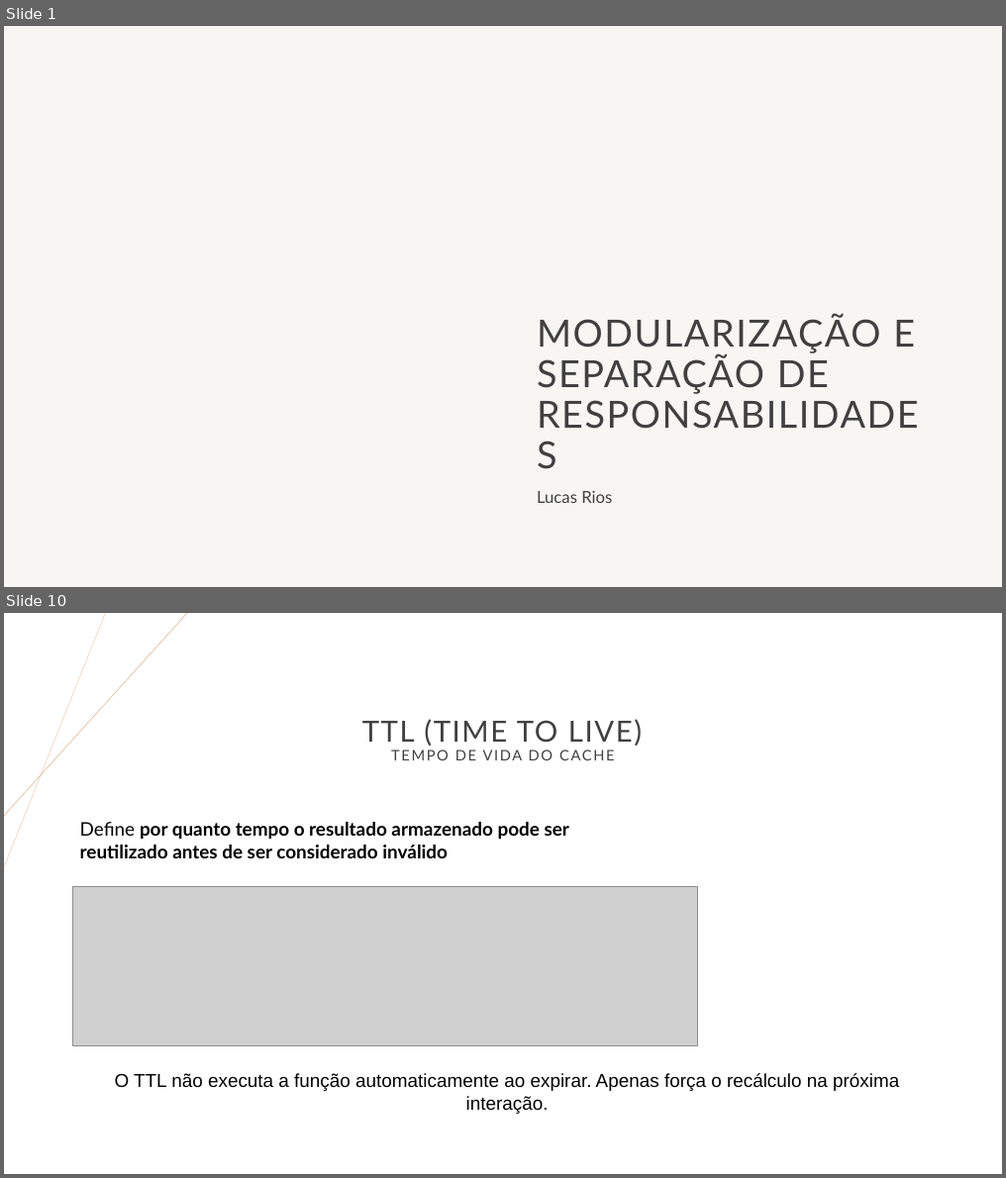
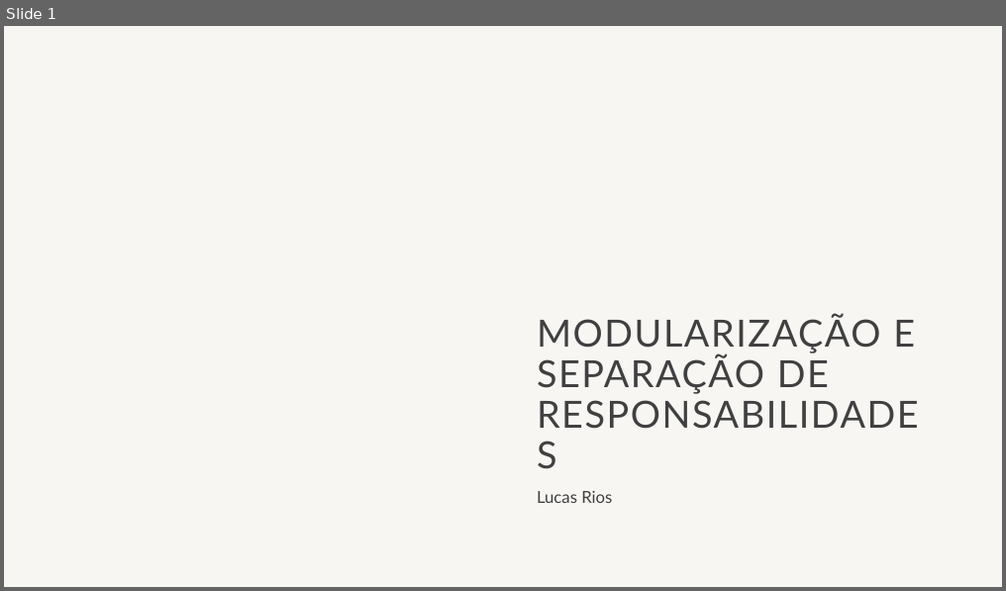
Before and after one commit to LucasRios/FIAP, a slide deck: Aula06/Aula6.pptx. Shown one above the other, each under a label of ours: slides 1 and 10 before the commit, slide 1 after it; the slides between them are not shown. The pictures are 1006x1178 and 1006x591 pixels, drawn with LibreOffice and Linux fonts; fonts in the diff are those of the drawing; grey boxes stand for pictures; background and template pictures are left out. Boxes give left, top, right and bottom in pixels: in the first picture for what was removed or moved away, otherwise in the second. Text is boxed around its words. In the diff, an @@ line names an element or a change of style, - is before the commit and + after.

```diff
--- a/Aula06/Aula6.pptx
+++ b/Aula06/Aula6.pptx
@@ slide 10 removed at [4,613,1002,1174], background #FFFFFF @@
@@ line removed from (105, 613) to (4, 867) @@
@@ line removed from (187, 613) to (4, 816) @@
@@ title removed at [362,719,642,746] @@
-TTL (TIME TO LIVE)
-TEMPO DE VIDA DO CACHE
@@ text removed at [80,822,569,859] @@
-Define por quanto tempo o resultado armazenado pode ser reutilizado antes de ser considerado inválido
@@ picture removed at [73,886,698,1047] @@
@@ text removed at [115,1073,899,1091] @@
-O TTL não executa a função automaticamente ao expirar. Apenas força o recálculo na próxima interação.
```
Also in this commit, not shown: 23 slides added, 14 other slides removed.
